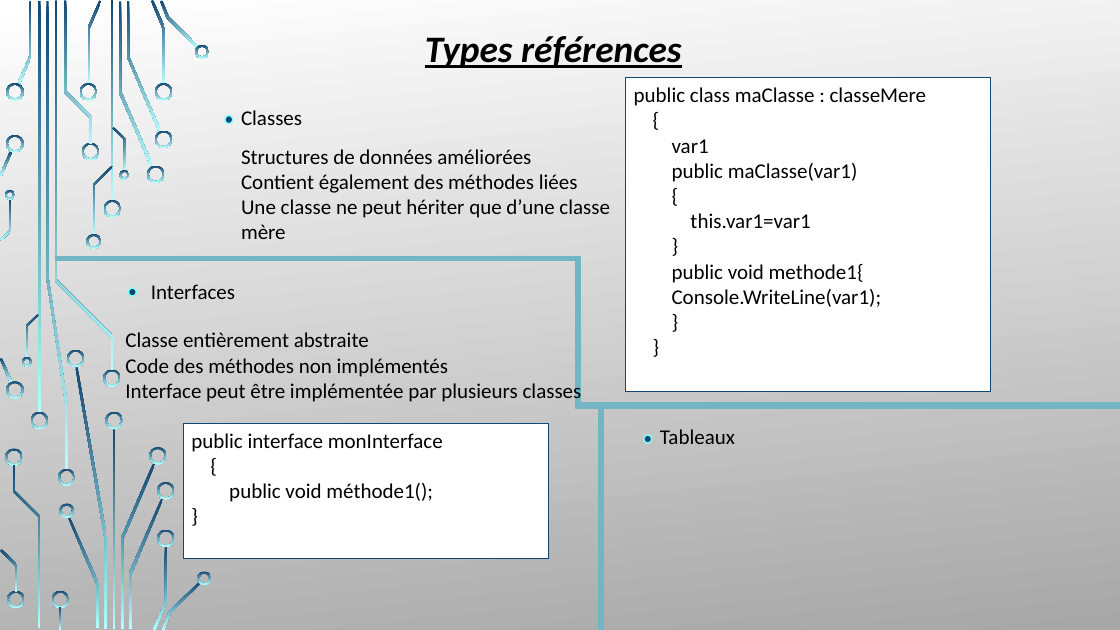
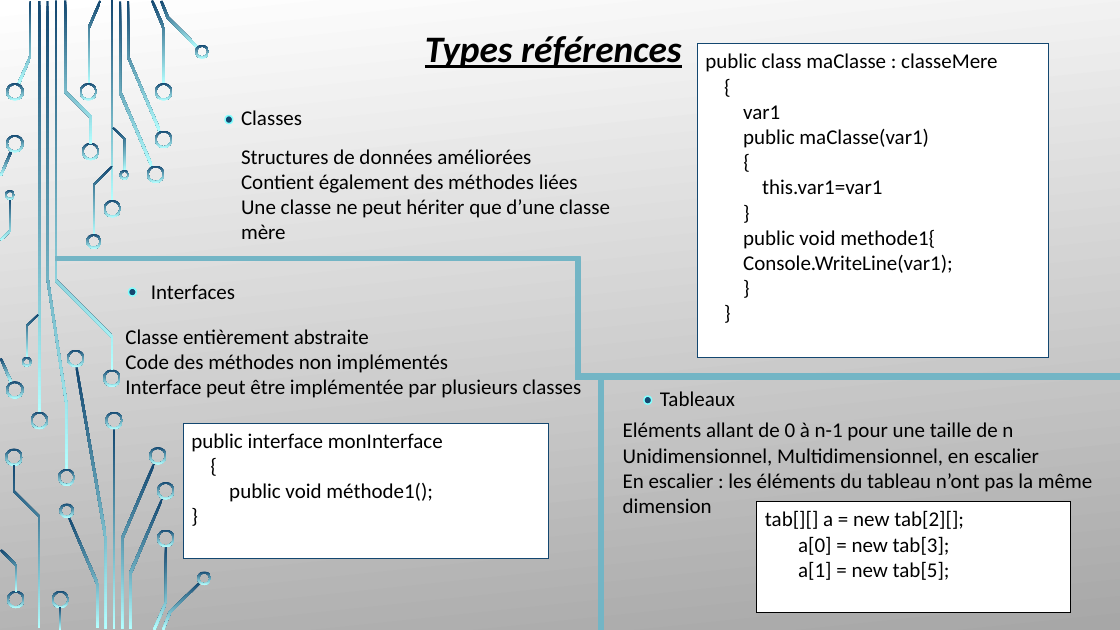
Before and after one commit to LouisMalbranque/Projet-C-S2, a slide deck: slide 5 of CoursCS2.pptx. Drawn at 1120x630 pixels with LibreOffice and Linux fonts; fonts in the diff are those of the drawing; background and template pictures are left out. Boxes give left, top, right and bottom in pixels: in the first picture for what was removed or moved away, otherwise in the second. Text is boxed around its words. In the diff, an @@ line names an element or a change of style, - is before the commit and + after.

```diff
--- a/CoursCS2.pptx
+++ b/CoursCS2.pptx
@@ rectangle "public class maClasse : classeMere": place and size @@
-rectangle "public class maClasse : classeMere" at <box>626,77,991,392</box>
+rectangle "public class maClasse : classeMere" at <box>697,44,1049,358</box>
@@ rectangle: place and size @@
-rectangle at <box>576,259,580,407</box>
+rectangle at <box>576,259,580,380</box>
@@ text "Classe entièrement abstraite": place and size @@
-text "Classe entièrement abstraite" at <box>125,332,582,404</box>
+text "Classe entièrement abstraite" at <box>125,329,582,398</box>
@@ rectangle: place and size @@
-rectangle at <box>576,402,1120,408</box>
+rectangle at <box>576,373,1120,379</box>
@@ rectangle: place and size @@
-rectangle at <box>599,405,603,630</box>
+rectangle at <box>599,379,603,630</box>
@@ text "Tableaux": place and size @@
-text "Tableaux" at <box>660,429,735,444</box>
+text "Tableaux" at <box>660,391,735,406</box>
@@ ellipse: place and size @@
-ellipse at <box>644,435,652,444</box>
+ellipse at <box>644,397,652,405</box>
@@ text added at <box>623,422,1092,513</box>, 18 pt, text #000000 @@
+Eléments allant de 0 à n-1 pour une taille de n
+Unidimensionnel, Multidimensionnel, en escalier
+En escalier : les éléments du tableau n’ont pas la même
+dimension
@@ rectangle added at <box>757,502,1071,612</box>, fill #FFFFFF, outline #000000 0.75 pt, 18 pt, text #000000 @@
+tab[][] a = new tab[2][];
+a[0] = new tab[3];
+a[1] = new tab[5];
```
Also in this commit, not shown: 1 slide added, 1 slide removed, 3 other files.
